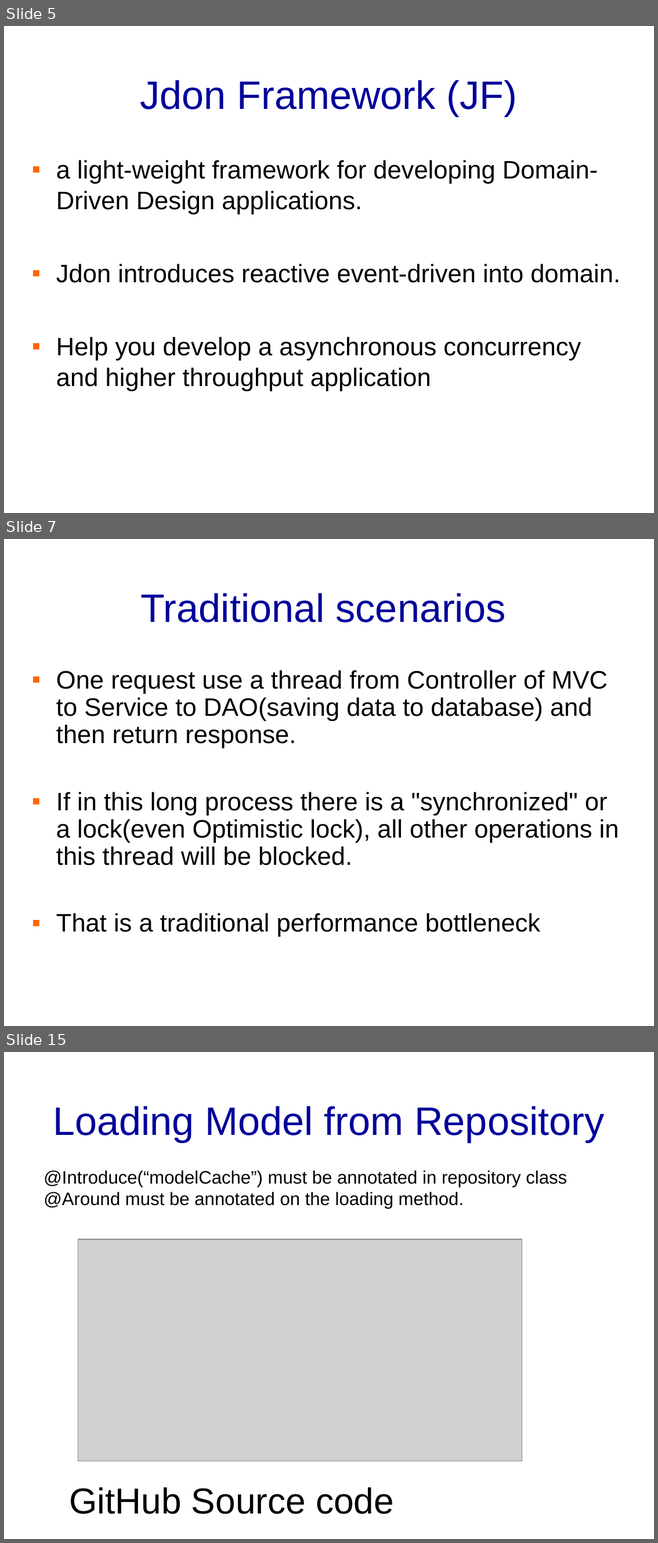
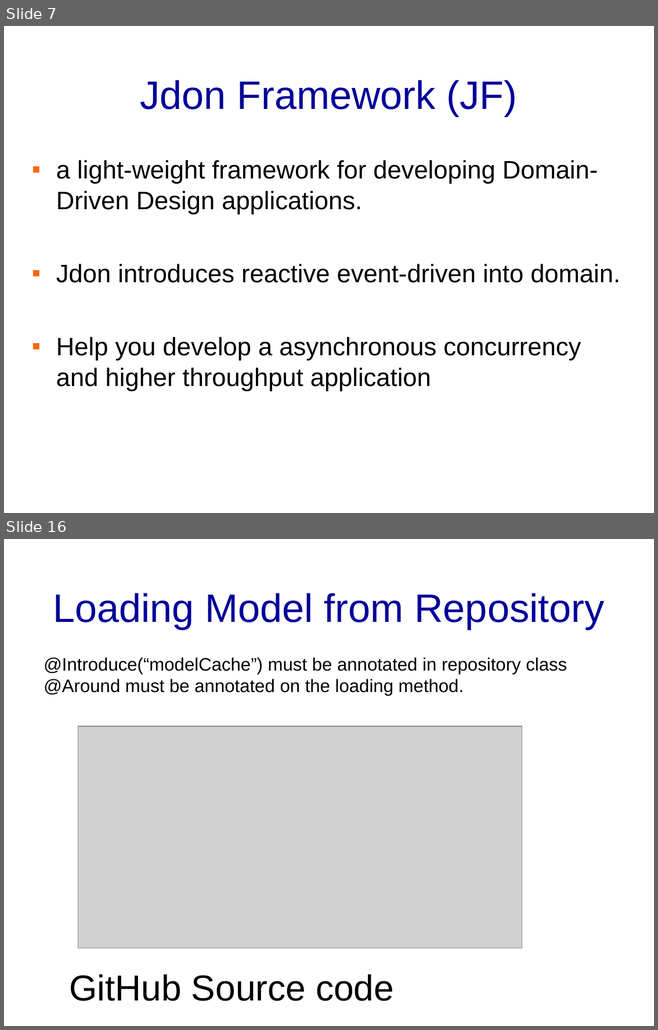
Before and after one commit to banq/jdonframework, a slide deck: doc/english/JdonFramework.ppt. Shown one above the other, each under a label of ours: slides 5, 7 and 15 before the commit, slides 7 and 16 after it; the slides between them are not shown. The pictures are 658x1543 and 658x1030 pixels, drawn with LibreOffice and Linux fonts; fonts in the diff are those of the drawing; grey boxes stand for pictures; background and template pictures are left out. Boxes give left, top, right and bottom in pixels: in the first picture for what was removed or moved away, otherwise in the second. Text is boxed around its words. In the diff, an @@ line names an element or a change of style, - is before the commit and + after.

```diff
--- a/doc/english/JdonFramework.ppt
+++ b/doc/english/JdonFramework.ppt
@@ slide 7 removed at (x1=4, y1=539, x2=654, y2=1026), background picture (left out) @@
@@ title removed at (x1=141, y1=593, x2=506, y2=623) @@
-Traditional scenarios
@@ text removed at (x1=56, y1=670, x2=619, y2=937) @@
-▪ One request use a thread from Controller of MVC to Service to DAO(saving data to database) and then return response.
-▪ If in this long process there is a "synchronized" or a lock(even Optimistic lock), all other operations in this thread will be blocked.
-▪ That is a traditional performance bottleneck
@@ what was slide 5 is now slide 7 @@
@@ what was slide 15 is now slide 16 @@
```
Also in this commit, not shown: 9 slides changed, 5 slides added, 3 other slides removed, 2 other files.
